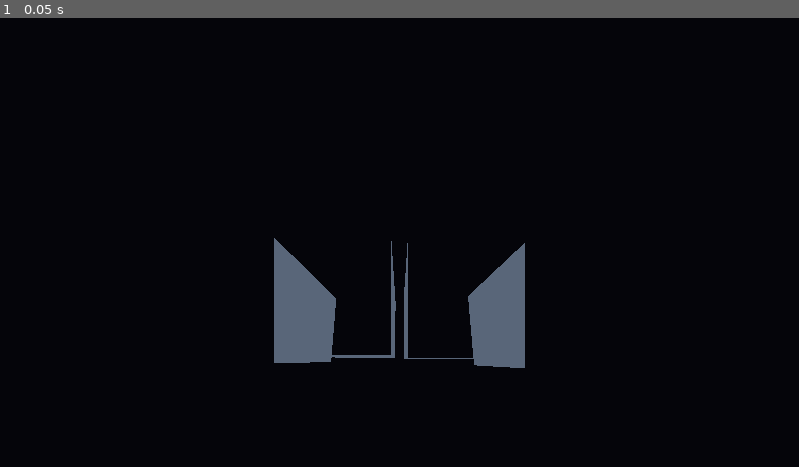
Above: before the commit, frame 1.
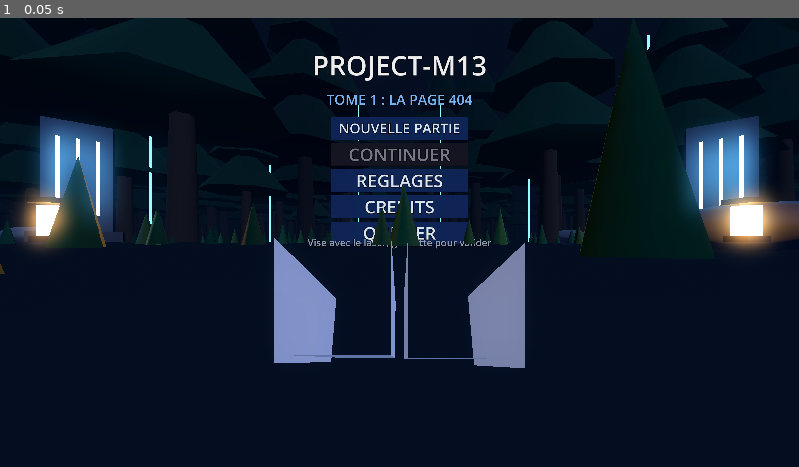
Above: after the commit, the same moment.

Repository: WyattJWL/project-m13
Game: Godot game, scene res://main.tscn
Two runs of this game, one before a commit and one after it. Both use one fixed random seed, a clock stepped at 60 frames per second and the inputs below.
Inputs:
- Up to frame 1 (0.05 s): no input

The runs differ from the first frame. In frame 1, 21% of the frame differs, in the area x 0-100%, y 0-80%.
Error before the commit: Parse Error: Cannot infer the type of "sub" variable because the value doesn't have a set type. (res://scripts/menu.gd:88)

Commit message:
VR : correction de type

Diff:
--- a/vr/scripts/menu.gd
+++ b/vr/scripts/menu.gd
@@ -85,7 +85,7 @@
 	for key in ["easy", "normal", "hard"]:
 		var k: String = key
 		var info: Dictionary = Settings.DIFFICULTIES[k]
-		var sub := {"easy": "Ennemis lents, pouvoir rapide", "normal": "L'experience prevue", "hard": "Ennemis rapides, pouvoir lent"}[k]
+		var sub: String = {"easy": "Ennemis lents, pouvoir rapide", "normal": "L'experience prevue", "hard": "Ennemis rapides, pouvoir lent"}[k]
 		_button(d, "%s  -  %s" % [info["label"], sub], Vector3(0, yy, -3.0), func(): new_game.emit(_pending_slot, k), 4.6)
 		yy -= 0.42
 	_button(d, "RETOUR", Vector3(0, 0.5, -3.0), func(): _show("slots_new"))
